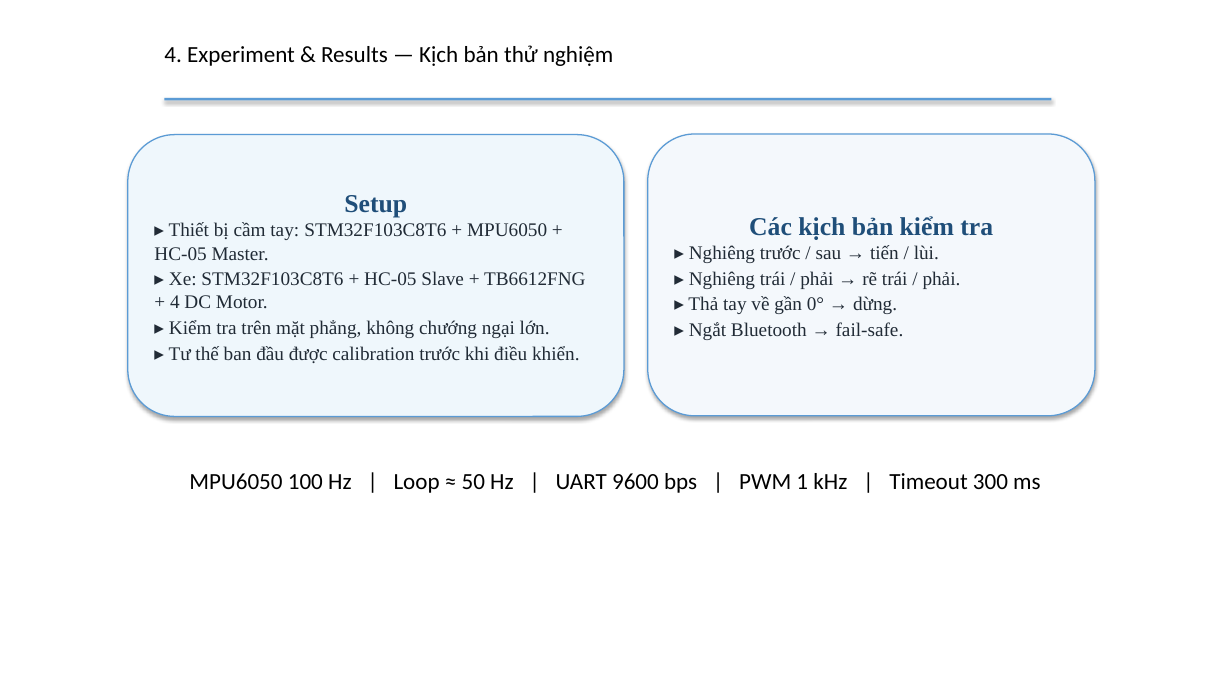
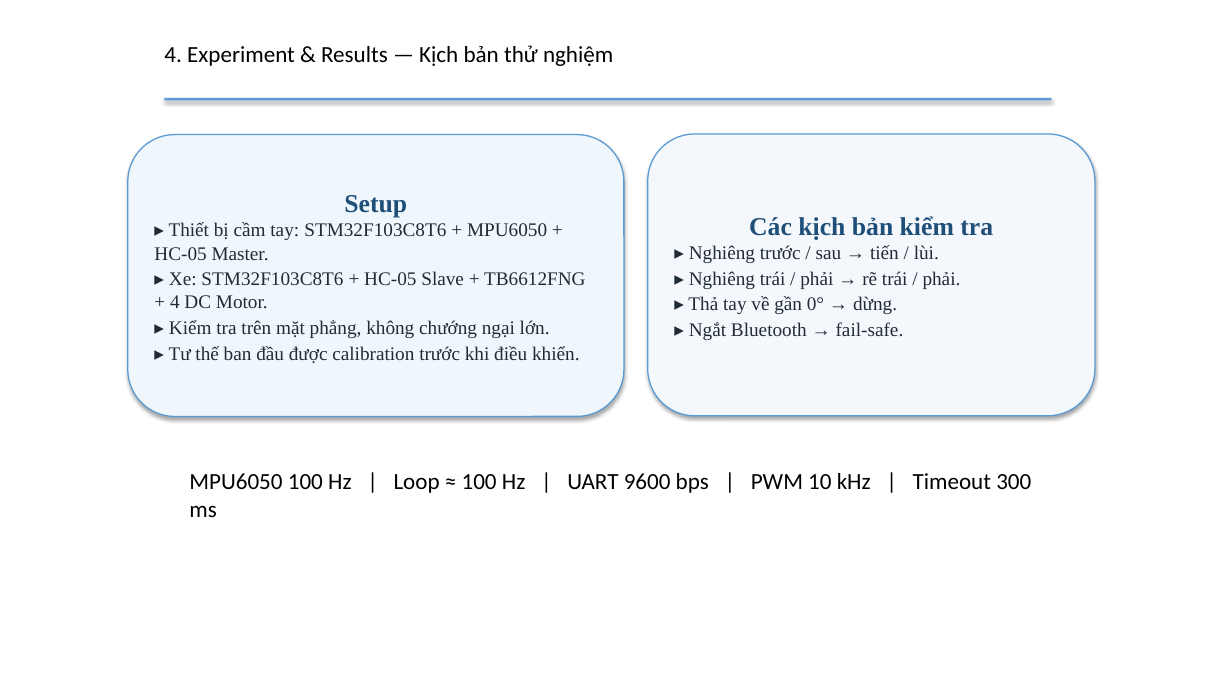
Before and after one commit to Theta2414/Controlling-Robot-Car, a slide deck: slide 17 of Presentation/EmbeddedC.pptx (slide 18 before the commit). Drawn at 1232x693 pixels with LibreOffice and Linux fonts; fonts in the diff are those of the drawing; background and template pictures are left out. Boxes give left, top, right and bottom in pixels: in the first picture for what was removed or moved away, otherwise in the second. Text is boxed around its words. In the diff, an @@ line names an element or a change of style, - is before the commit and + after.

```diff
--- a/Presentation/EmbeddedC.pptx
+++ b/Presentation/EmbeddedC.pptx
@@ text at <box>189,473,1031,493</box>: text changed @@
-MPU6050 100 Hz | Loop ≈ 50 Hz | UART 9600 bps | PWM 1 kHz | Timeout 300 ms
+MPU6050 100 Hz | Loop ≈ 100 Hz | UART 9600 bps | PWM 10 kHz | Timeout 300 ms
```
Also in this commit, not shown: 15 other slides changed, 1 slide removed, 31 other files.
